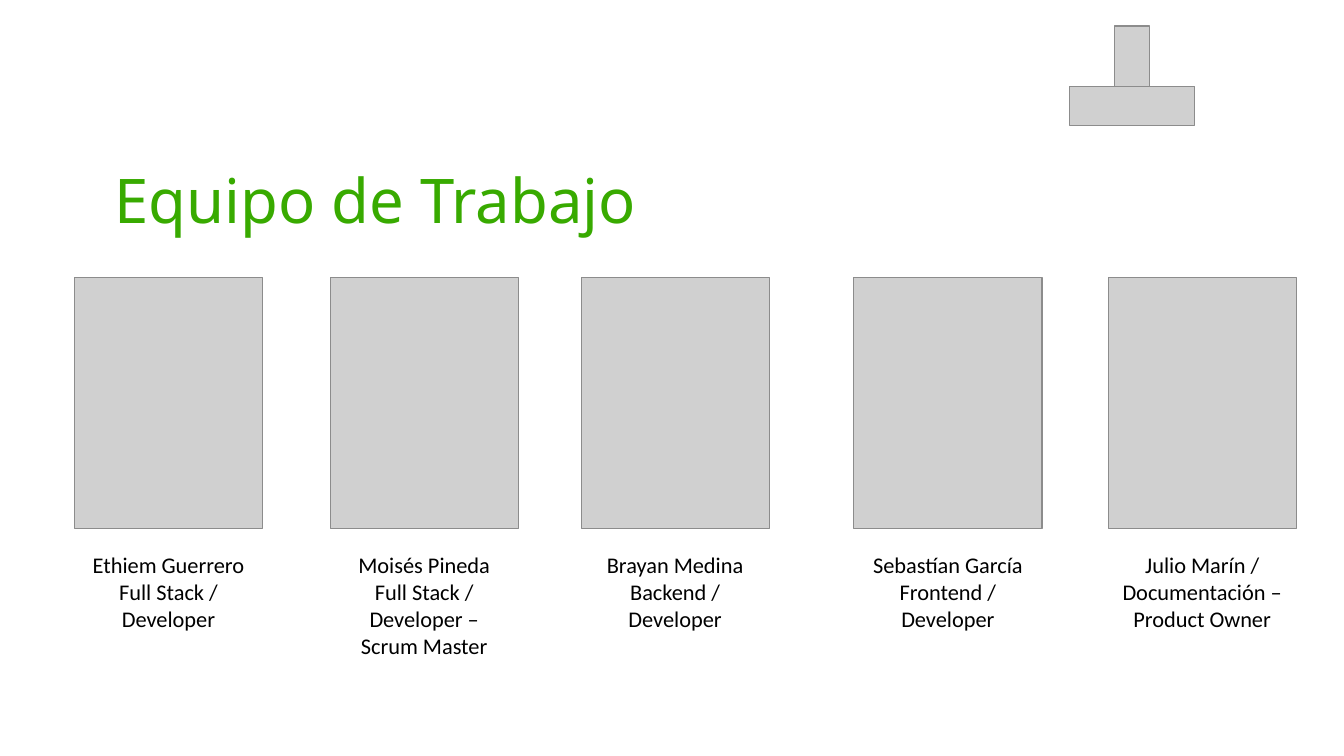
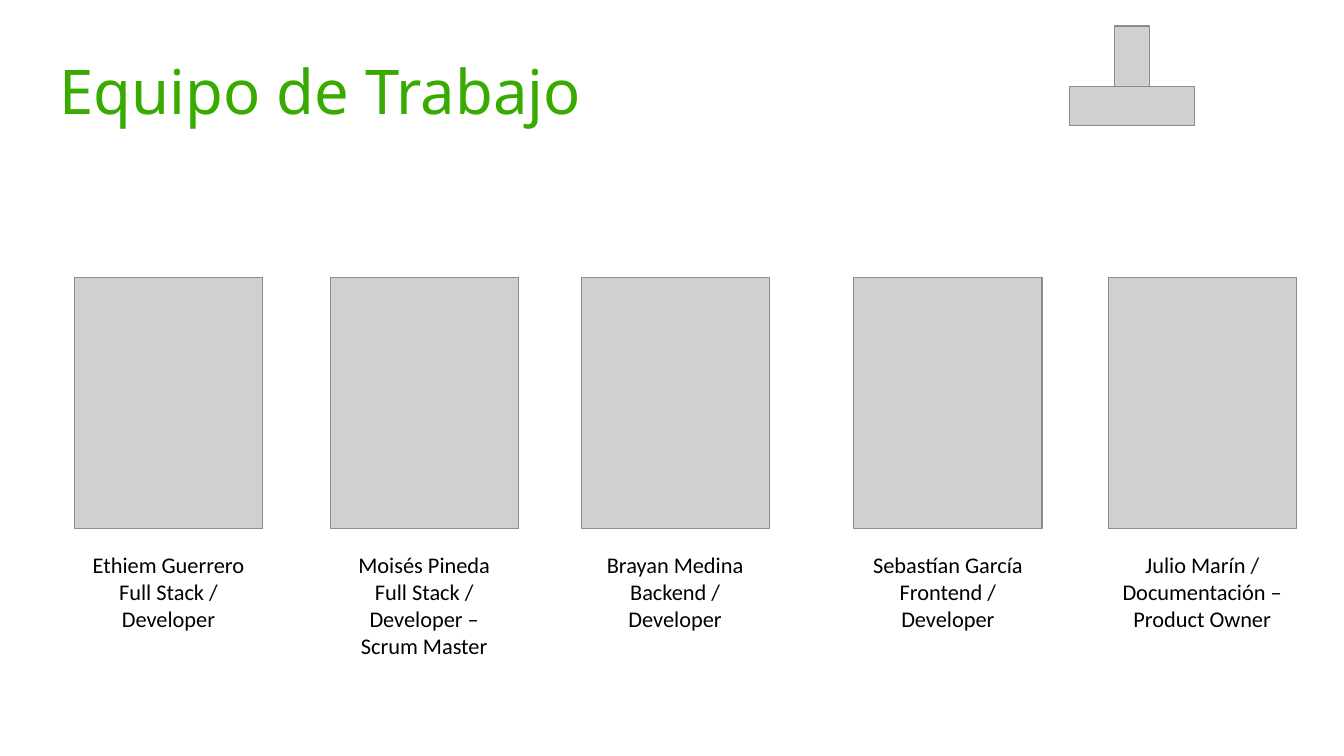
Before and after one commit to moises-ph/Nodens-documentacion, a slide deck: slide 2 of Presentaciones del proyecto/Presentación de Proyecto Pitch1.pptx. Drawn at 1344x756 pixels with LibreOffice and Linux fonts; fonts in the diff are those of the drawing; grey boxes stand for pictures; background and template pictures are left out. Boxes give left, top, right and bottom in pixels: in the first picture for what was removed or moved away, otherwise in the second. Text is boxed around its words. In the diff, an @@ line names an element or a change of style, - is before the commit and + after.

Commit message:
Presentacion

```diff
--- a/Presentaciones del proyecto/Presentación de Proyecto Pitch1.pptx
+++ b/Presentaciones del proyecto/Presentación de Proyecto Pitch1.pptx
@@ text "Equipo de Trabajo": place and size @@
-text "Equipo de Trabajo" at [114,176,636,238]
+text "Equipo de Trabajo" at [59,67,581,129]
```
Also in this commit, not shown: 1 other slide changed, 4 slides added, 1 slide removed.
